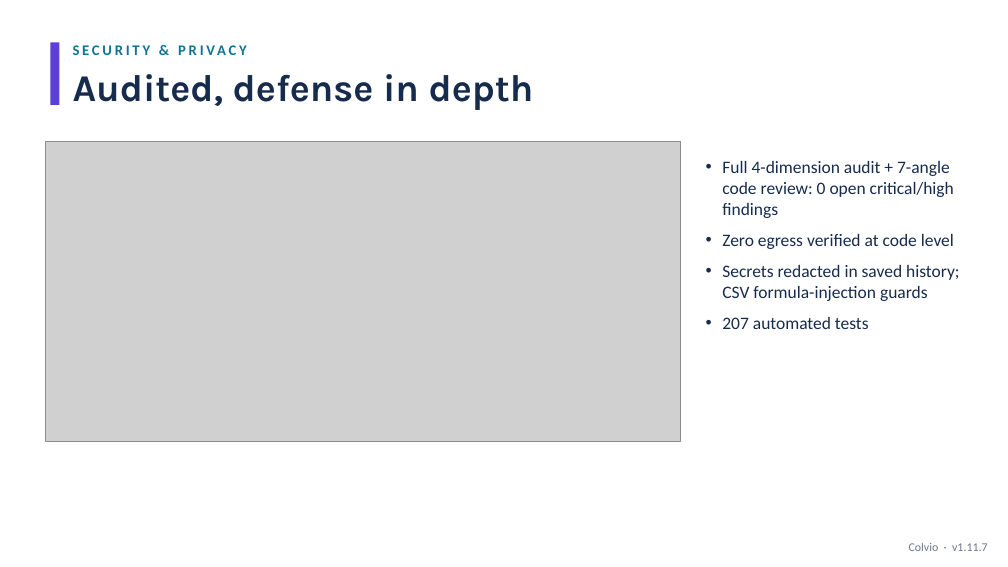
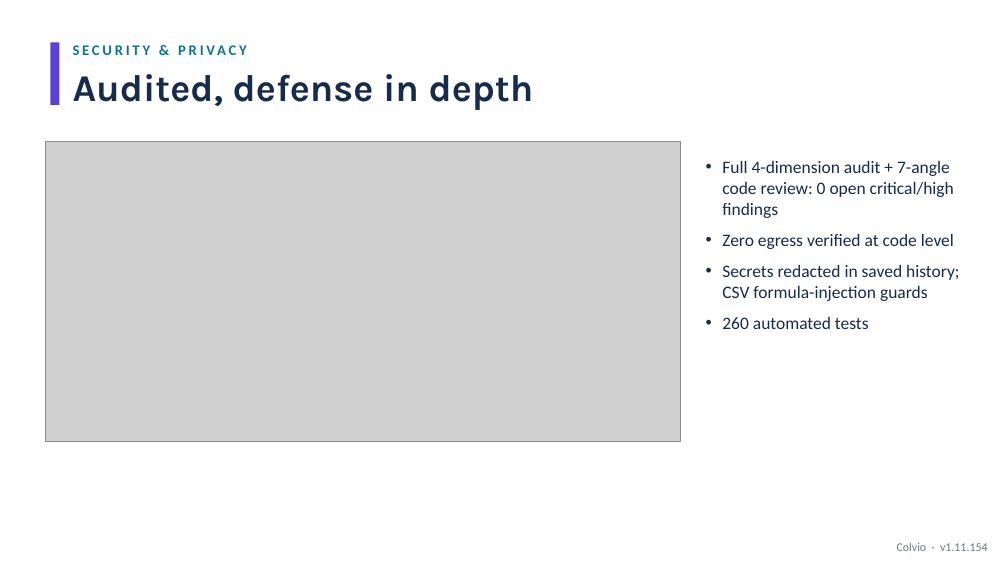
Before and after one commit to zmissoum/colvio, a slide deck: slide 10 of docs/Colvio_Walkthrough.pptx. Drawn at 1008x567 pixels with LibreOffice and Linux fonts; fonts in the diff are those of the drawing; grey boxes stand for pictures. Boxes give left, top, right and bottom in pixels: in the first picture for what was removed or moved away, otherwise in the second. Text is boxed around its words. In the diff, an @@ line names an element or a change of style, - is before the commit and + after.

```diff
--- a/docs/Colvio_Walkthrough.pptx
+++ b/docs/Colvio_Walkthrough.pptx
@@ text at <box>722,317,869,329</box>: text changed @@
-• 207 automated tests
+• 260 automated tests
@@ text at <box>897,543,988,551</box>: text changed @@
-Colvio · v1.11.7
+Colvio · v1.11.154
```
Also in this commit, not shown: 10 other slides changed, 15 other files.
